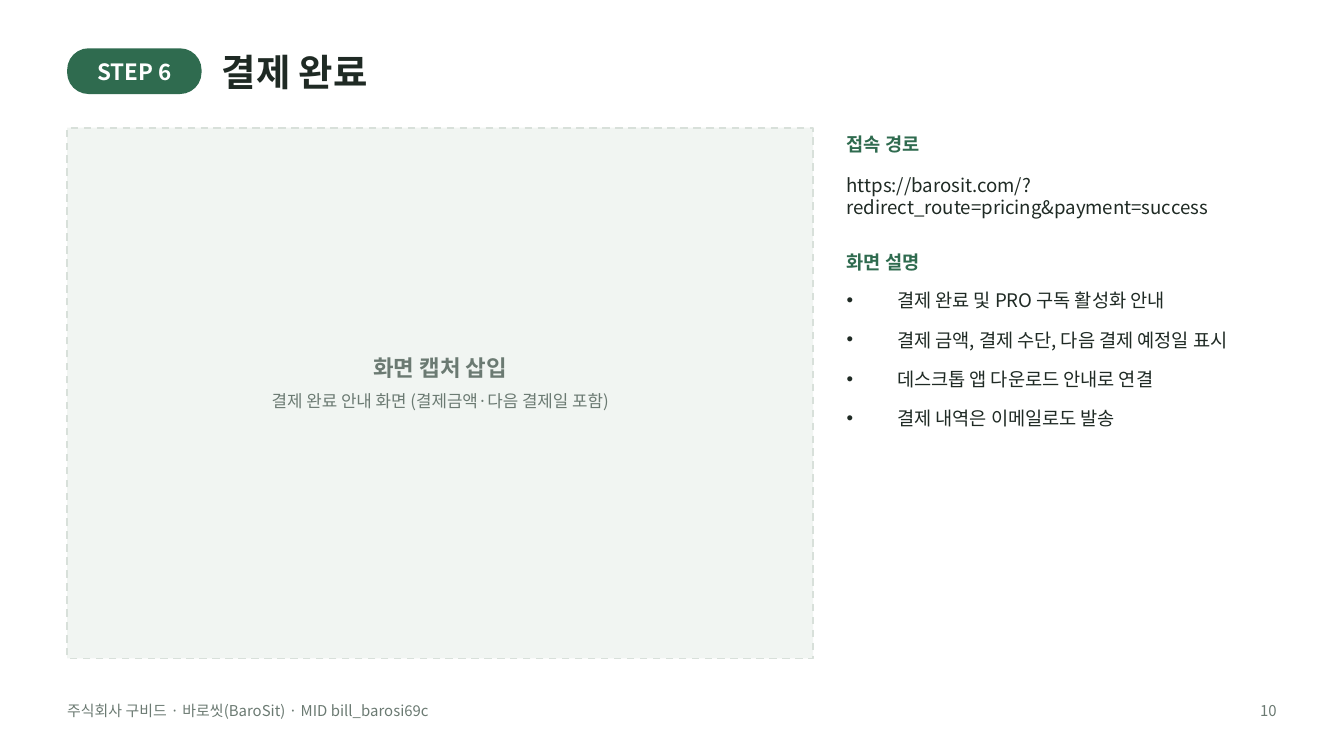
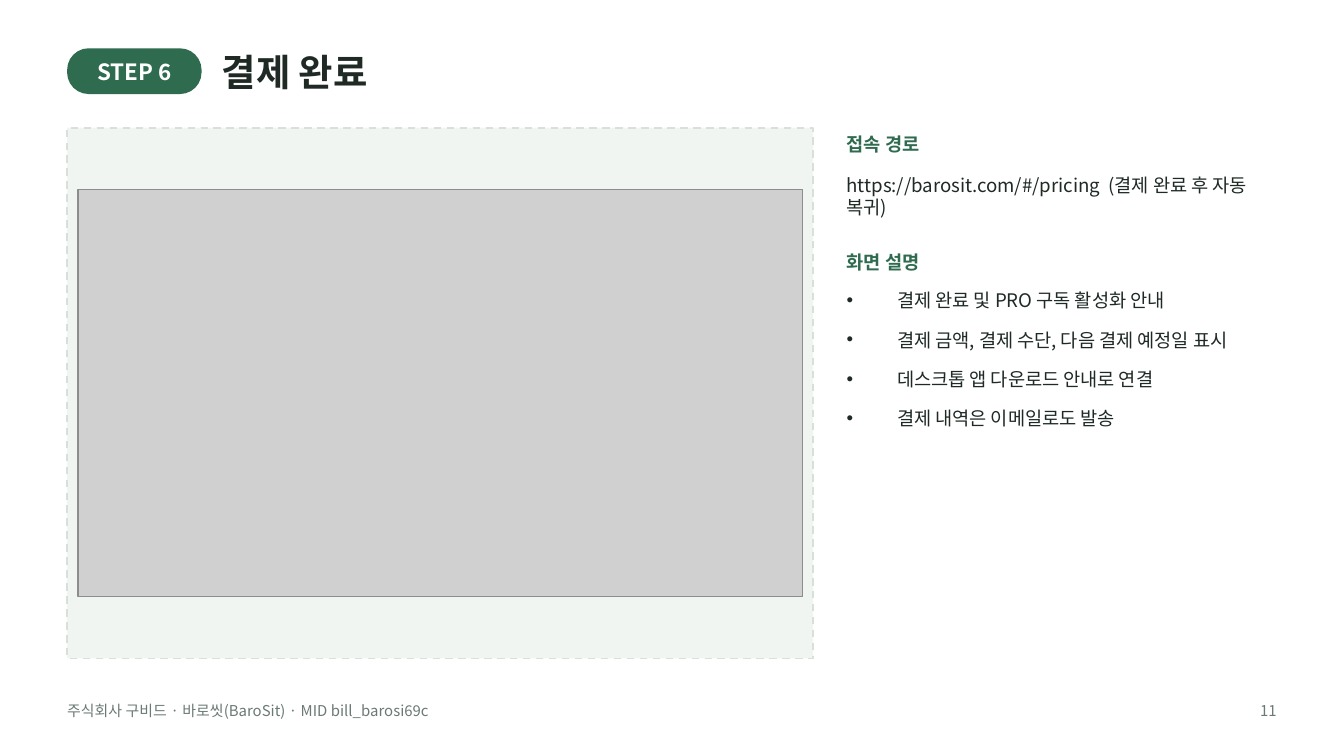
Before and after one commit to jay365-code/barosit, a slide deck: slide 11 of docs/바로씻_빌링결제경로.pptx (slide 10 before the commit). Drawn at 1344x756 pixels with LibreOffice and Linux fonts; fonts in the diff are those of the drawing; grey boxes stand for pictures. Boxes give left, top, right and bottom in pixels: in the first picture for what was removed or moved away, otherwise in the second. Text is boxed around its words. In the diff, an @@ line names an element or a change of style, - is before the commit and + after.

```diff
--- a/docs/바로씻_빌링결제경로.pptx
+++ b/docs/바로씻_빌링결제경로.pptx
@@ text at box(847, 176, 1247, 218): text changed @@
-https://barosit.com/?redirect_route=pricing&payment=success
+https://barosit.com/#/pricing (결제 완료 후 자동 복귀)
@@ picture added at box(78, 190, 802, 597) @@
@@ text removed at box(373, 357, 507, 378) @@
-화면 캡처 삽입
@@ text removed at box(272, 393, 609, 410) @@
-결제 완료 안내 화면 (결제금액·다음 결제일 포함)
@@ text at box(1260, 705, 1277, 716): text changed @@
-10
+11
```
Also in this commit, not shown: 9 other slides changed, 1 slide added, 1 other file.
